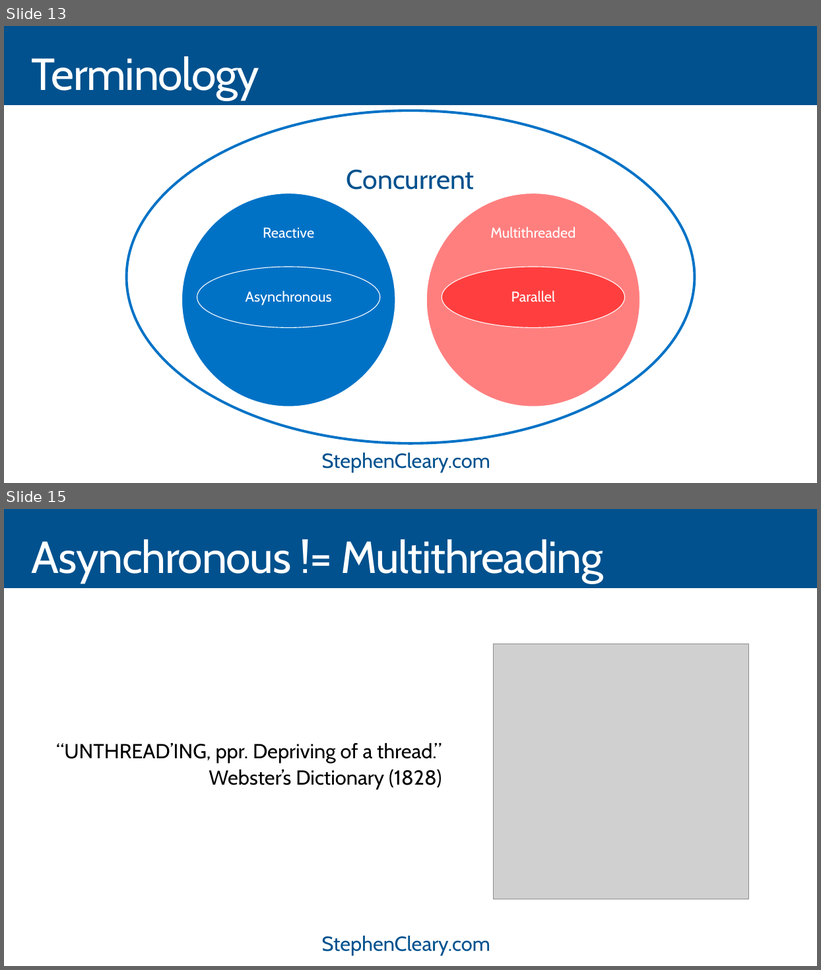
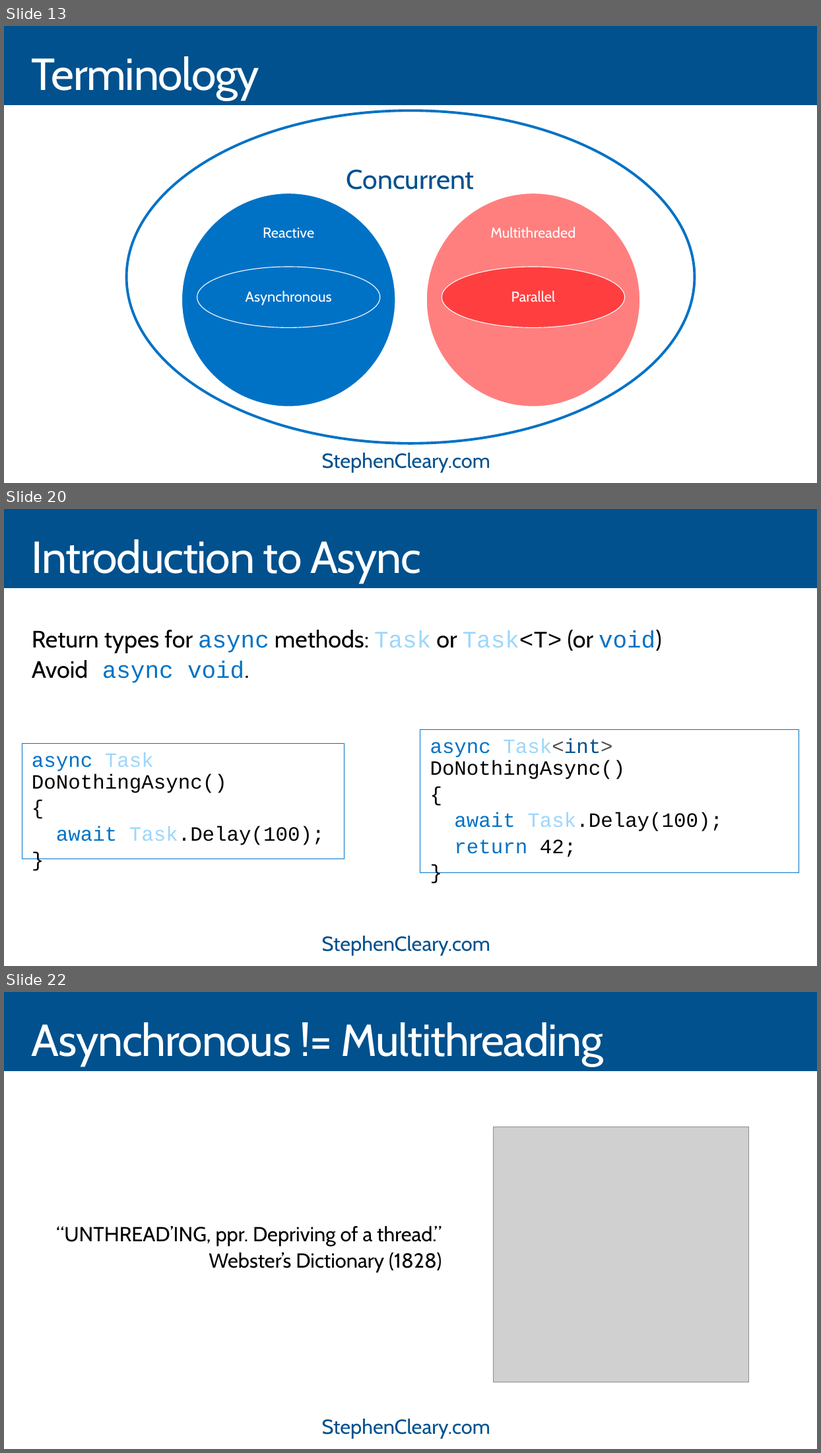
Before and after one commit to StephenCleary/Presentations, a slide deck: Asynchronous Parallel Reactive - HELP!/Asynchronous Parallel Reactive Help - 16.9.pptx. Shown one above the other, each under a label of ours: slides 13 and 15 before the commit, slides 13, 20 and 22 after it; the slides between them are not shown. The pictures are 821x970 and 821x1453 pixels, drawn with LibreOffice and Linux fonts; fonts in the diff are those of the drawing; grey boxes stand for pictures. Boxes give left, top, right and bottom in pixels: in the first picture for what was removed or moved away, otherwise in the second. Text is boxed around its words. In the diff, an @@ line names an element or a change of style, - is before the commit and + after.

```diff
--- a/Asynchronous Parallel Reactive - HELP!/Asynchronous Parallel Reactive Help - 16.9.pptx
+++ b/Asynchronous Parallel Reactive - HELP!/Asynchronous Parallel Reactive Help - 16.9.pptx
@@ slide 20 added at [4,509,817,966], background #00518E; not listed: 3 template elements that a slide beside it also shows @@
@@ title added at [32,539,421,584], 52.9 pt, text #FFFFFF @@
+Introduction to Async
@@ text added at [32,630,662,683], 28 pt, text #000000 @@
+Return types for async methods: Task or Task<T> (or void)
+Avoid async void.
@@ text added at [22,744,345,859], outline #0072C6 0.75 pt, 24 pt, text #000000 @@
+async Task DoNothingAsync()
+{
+await Task.Delay(100);
+}
@@ rectangle added at [420,730,799,873], outline #0072C6 0.75 pt, 24 pt, text #000000 @@
+async Task<int> DoNothingAsync()
+{
+await Task.Delay(100);
+return 42;
+}
@@ what was slide 15 is now slide 22 @@
```
Also in this commit, not shown: 2 slides changed, 6 other slides added.
